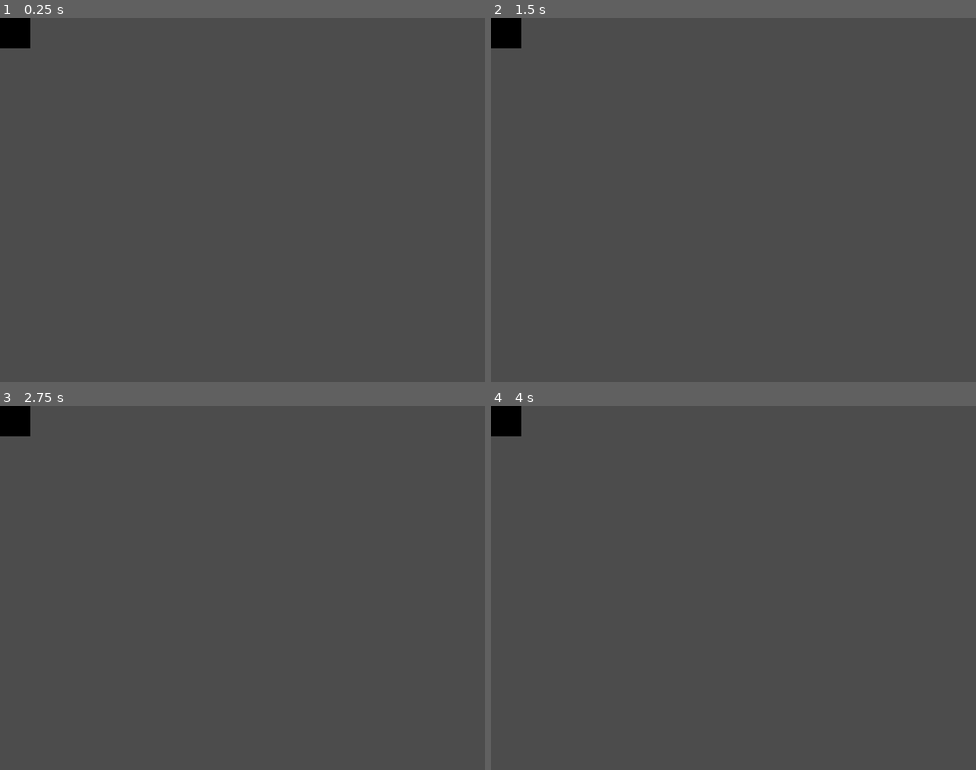
Above: before the commit, frames 1-4 (two rows, left to right).
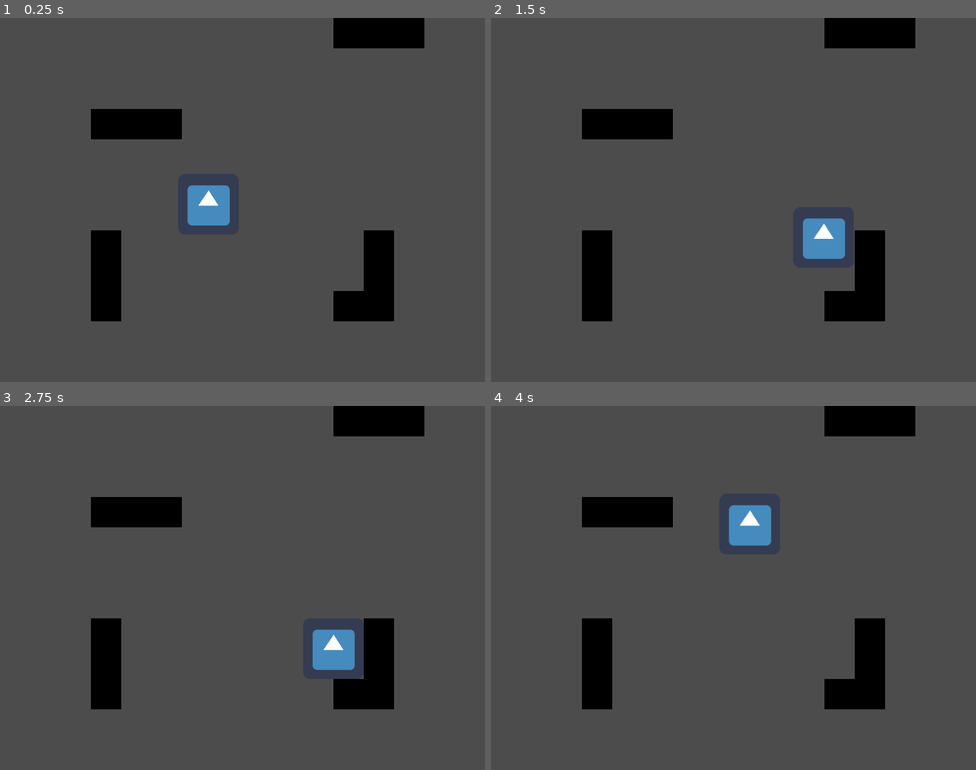
Above: after the commit, the same moments.

Repository: Develarooio/hoho-ohno
Game: Godot game, scene res://Levels/ClaytonTestLevel.tscn
Two runs of this game, one before a commit and one after it. Both use one fixed random seed, a clock stepped at 60 frames per second and the inputs below. The project has no main scene, so this scene is started directly. The engine's default icon, where the game draws it, is replaced by a stand-in: a white triangle on a blue panel in a dark square.
Inputs:
- Up to frame 1 (0.25 s): no input
- Up to frame 2 (1.5 s): tap Enter at 0.5 s; hold D (right, bound only after the commit) 0.53-1.28 s; hold S (down, bound only after the commit) from 1.28 s (still down)
- Up to frame 3 (2.75 s): tap Space at 2 s; release S (down, bound only after the commit) at 2.03 s; hold D (right, bound only after the commit) from 2.03 s (still down)
- Up to frame 4 (4 s): tap Enter at 2.75 s; release D (right, bound only after the commit) at 2.78 s; hold W (up, bound only after the commit) 2.78-3.53 s; hold A (left, bound only after the commit) from 3.53 s (still down)

The runs differ from the first frame. In frame 1, 8.2% of the frame differs, in the area x 0-88%, y 0-84%; in frame 2, 8.3%; in frame 3, 8.3%; in frame 4, 8.3%.

Commit message:
move with arrow keys

Diff:
--- a/Levels/ClaytonTestLevel.tscn
+++ b/Levels/ClaytonTestLevel.tscn
@@ -1,8 +1,9 @@
-[gd_scene load_steps=2 format=2]
+[gd_scene load_steps=3 format=2]
 
 [ext_resource path="res://Tilesets/walls.tres" type="TileSet" id=1]
+[ext_resource path="res://Player/Player.tscn" type="PackedScene" id=2]
 
-[node name="ClaytonTestLevel" type="Node2D"]
+[node name="ClaytonTestLevel" type="Node2D" index="0"]
 
 [node name="TileMap" type="TileMap" parent="." index="0"]
 
@@ -22,4 +23,8 @@
 collision_mask = 1
 occluder_light_mask = 1
 format = 1
-tile_data = PoolIntArray( -1, 0, 0, -65536, 0, 0, 65535, 0, 0, 0, 0, 0 )
+tile_data = PoolIntArray( 11, 0, 0, 12, 0, 0, 13, 0, 0, 196611, 0, 0, 196612, 0, 0, 196613, 0, 0, 458755, 0, 0, 458764, 0, 0, 524291, 0, 0, 524300, 0, 0, 589827, 0, 0, 589835, 0, 0, 589836, 0, 0 )
+
+[node name="Player" parent="." index="1" instance=ExtResource( 2 )]
+
+position = Vector2( 440, 393 )
--- /dev/null
+++ b/Player/Player.gd
@@ -0,0 +1,24 @@
+extends KinematicBody2D
+
+var speed = 350
+
+func _ready():
+	# Called when the node is added to the scene for the first time.
+	# Initialization here
+	pass
+
+func _process(delta):
+	move()
+
+func move():
+	var direction = Vector2(0,0)
+	if Input.is_action_pressed('right'):
+		direction.x = 1
+	if Input.is_action_pressed('left'):
+		direction.x = -1
+	if Input.is_action_pressed('up'):
+		direction.y = -1
+	if Input.is_action_pressed('down'):
+		direction.y = 1
+
+	move_and_slide(direction.normalized() * speed)
--- /dev/null
+++ b/Player/Player.tscn
@@ -0,0 +1,25 @@
+[gd_scene load_steps=4 format=2]
+
+[ext_resource path="res://Player/Player.gd" type="Script" id=1]
+[ext_resource path="res://icon.png" type="Texture" id=2]
+
+[sub_resource type="RectangleShape2D" id=1]
+
+custom_solver_bias = 0.0
+extents = Vector2( 64, 64 )
+
+[node name="Player" type="KinematicBody2D"]
+
+input_pickable = false
+collision_layer = 1
+collision_mask = 1
+collision/safe_margin = 0.08
+script = ExtResource( 1 )
+
+[node name="Sprite" type="Sprite" parent="." index="0"]
+
+texture = ExtResource( 2 )
+
+[node name="CollisionShape2D" type="CollisionShape2D" parent="." index="1"]
+
+shape = SubResource( 1 )
--- a/project.godot
+++ b/project.godot
@@ -10,7 +10,7 @@
 
 [application]
 
-config/name="New Game Project"
+config/name="Hoho Ohno"
 config/icon="res://icon.png"
 
 [autoload]
@@ -21,6 +21,17 @@
 
 window/size/height=768
 
+[input]
+
+right=[ Object(InputEventKey,"resource_local_to_scene":false,"resource_name":"","device":0,"alt":false,"shift":false,"control":false,"meta":false,"command":false,"pressed":false,"scancode":68,"unicode":0,"echo":false,"script":null)
+ ]
+left=[ Object(InputEventKey,"resource_local_to_scene":false,"resource_name":"","device":0,"alt":false,"shift":false,"control":false,"meta":false,"command":false,"pressed":false,"scancode":65,"unicode":0,"echo":false,"script":null)
+ ]
+up=[ Object(InputEventKey,"resource_local_to_scene":false,"resource_name":"","device":0,"alt":false,"shift":false,"control":false,"meta":false,"command":false,"pressed":false,"scancode":87,"unicode":0,"echo":false,"script":null)
+ ]
+down=[ Object(InputEventKey,"resource_local_to_scene":false,"resource_name":"","device":0,"alt":false,"shift":false,"control":false,"meta":false,"command":false,"pressed":false,"scancode":83,"unicode":0,"echo":false,"script":null)
+ ]
+
 [rendering]
 
 environment/default_environment="res://default_env.tres"
